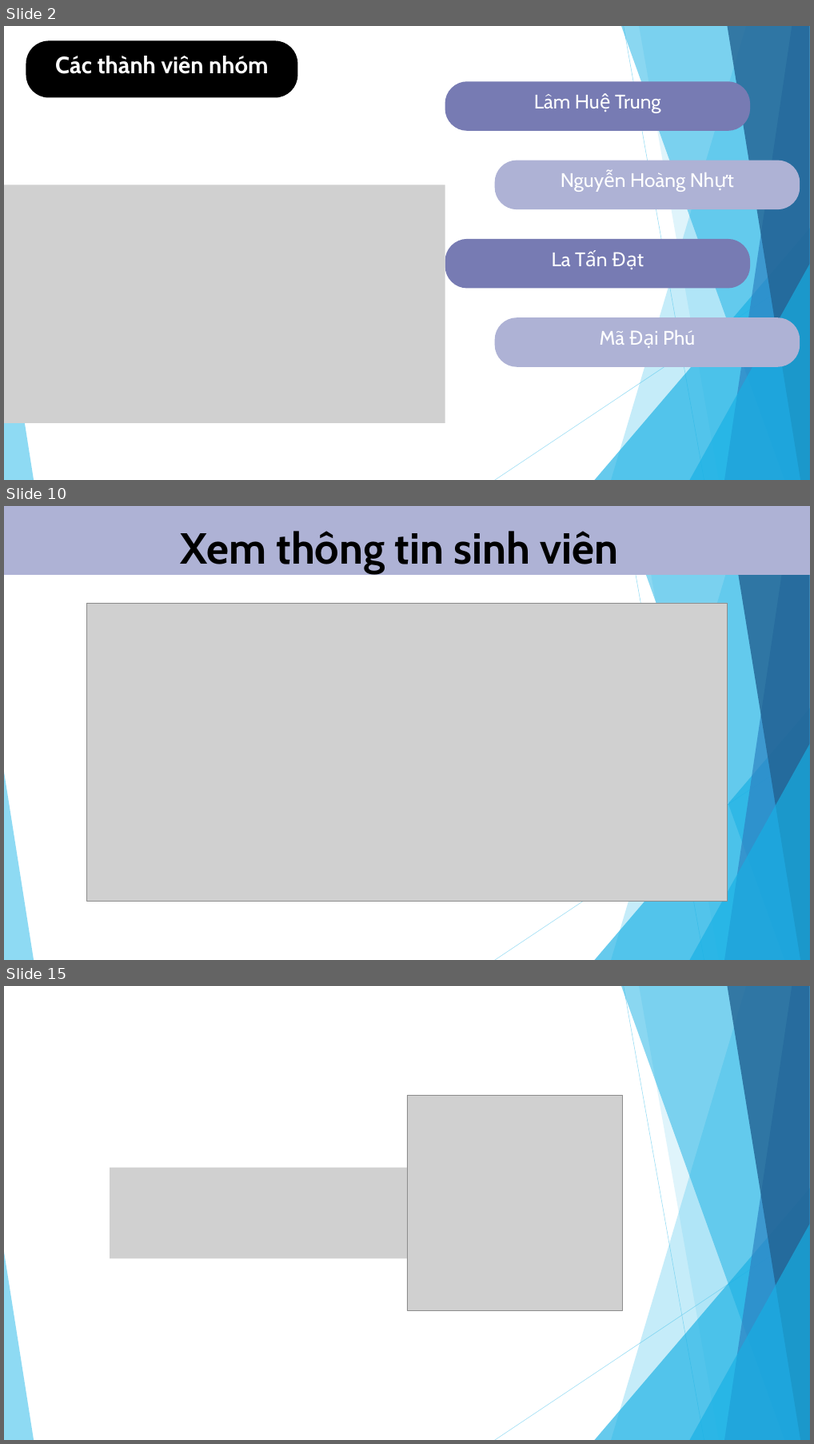
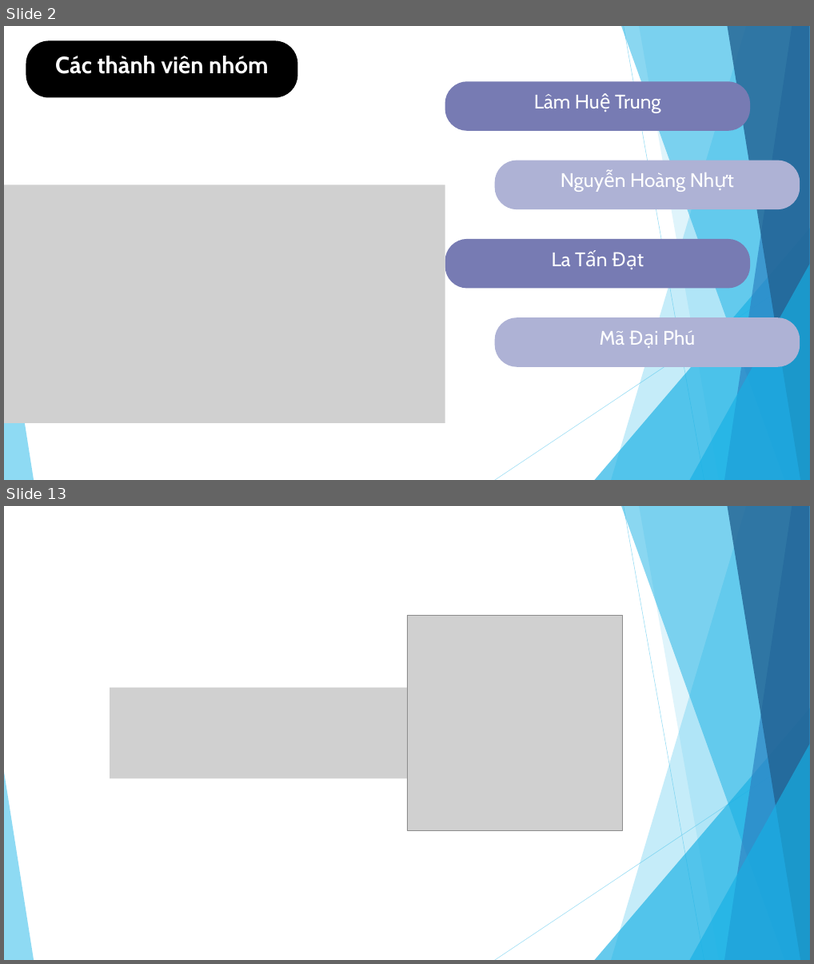
Before and after one commit to LamHueTrung/220243_nhom2, a slide deck: BaoCaoWeb.pptx. Shown one above the other, each under a label of ours: slides 2, 10 and 15 before the commit, slides 2 and 13 after it; the slides between them are not shown. The pictures are 814x1444 and 814x964 pixels, drawn with LibreOffice and Linux fonts; fonts in the diff are those of the drawing; grey boxes stand for pictures. Boxes give left, top, right and bottom in pixels: in the first picture for what was removed or moved away, otherwise in the second. Text is boxed around its words. In the diff, an @@ line names an element or a change of style, - is before the commit and + after.

```diff
--- a/BaoCaoWeb.pptx
+++ b/BaoCaoWeb.pptx
@@ slide 10 removed at box(4, 506, 810, 960), background #FFFFFF; not listed: 10 template elements that a slide beside it also shows @@
@@ freeform shape removed at box(4, 506, 810, 575) @@
@@ text removed at box(181, 531, 619, 573) @@
-Xem thông tin sinh viên
@@ picture removed at box(86, 603, 728, 900) @@
@@ what was slide 15 is now slide 13 @@
```
Also in this commit, not shown: 2 slides changed, 7 slides added, 8 other slides removed, 13 other files.
